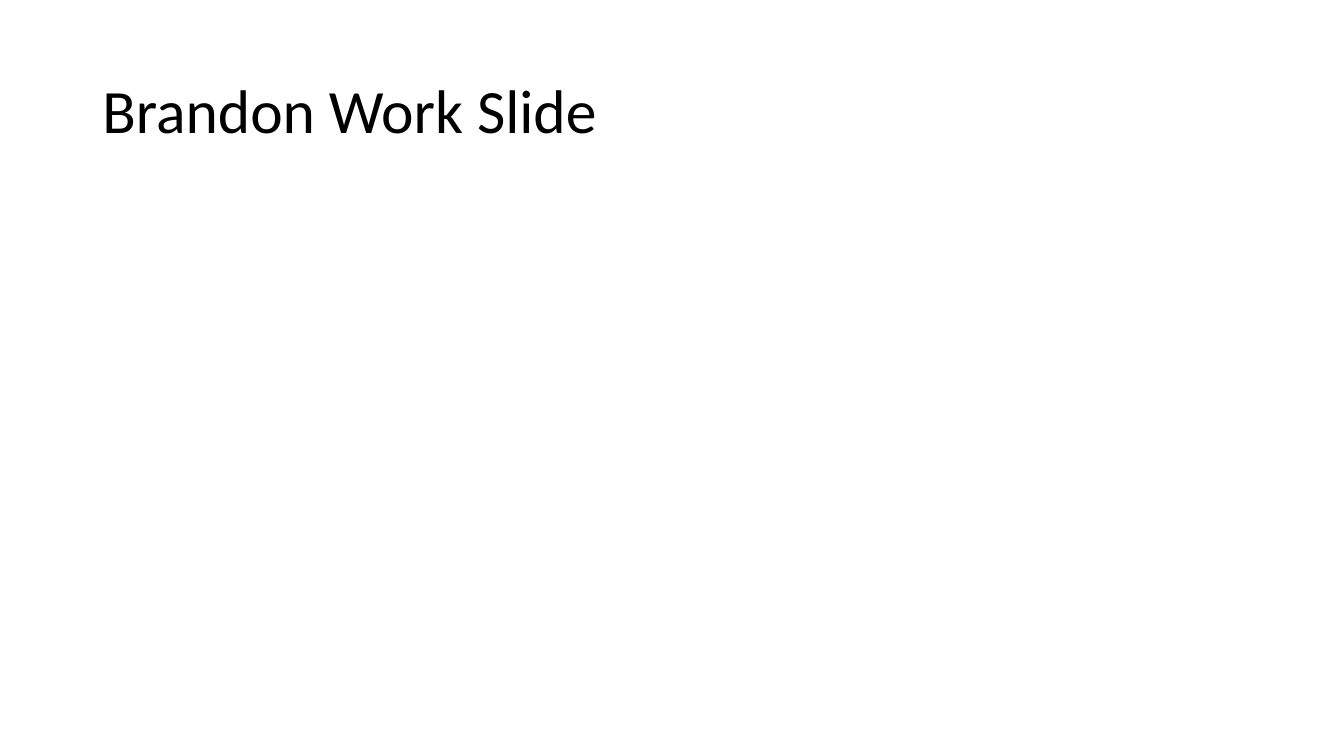
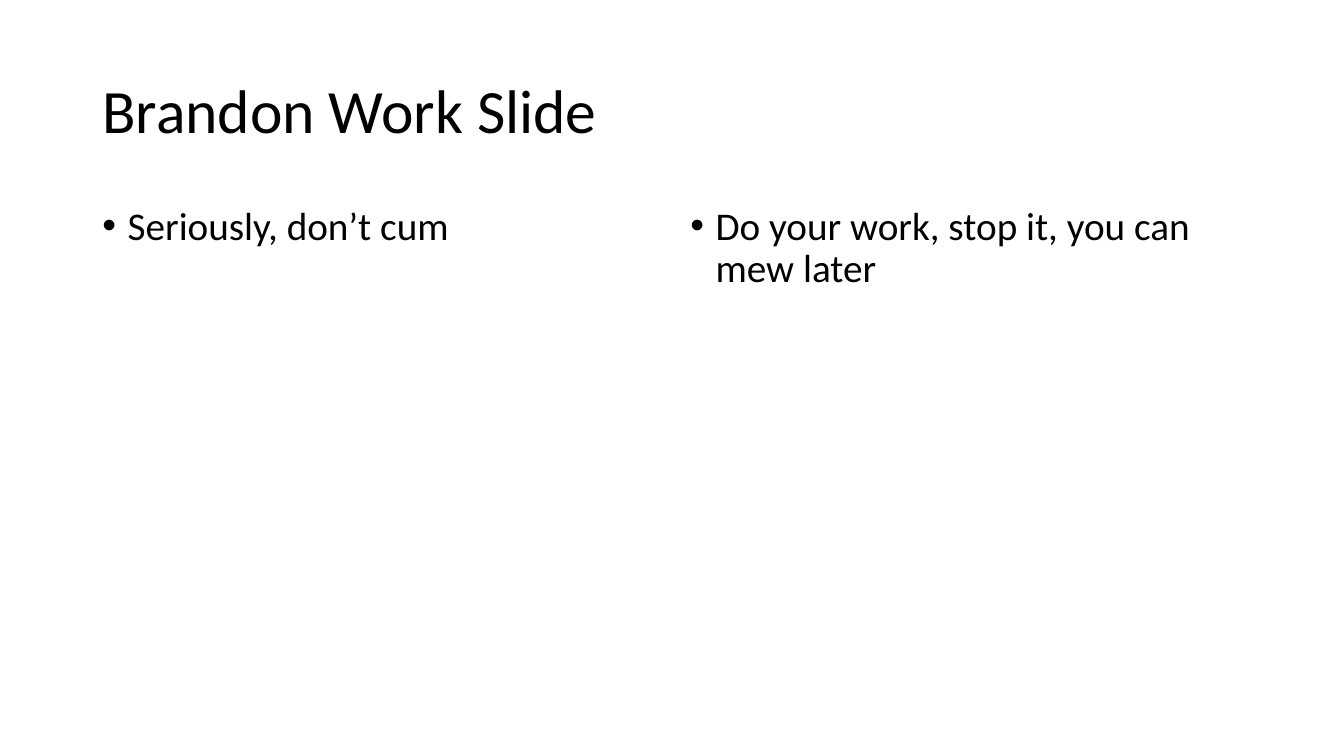
Before and after one commit to NathanKelly1/DataAnalysisProject, a slide deck: slide 12 of Group presentation.pptx. Drawn at 1344x756 pixels with LibreOffice and Linux fonts; fonts in the diff are those of the drawing. Boxes give left, top, right and bottom in pixels: in the first picture for what was removed or moved away, otherwise in the second. Text is boxed around its words. In the diff, an @@ line names an element or a change of style, - is before the commit and + after.

```diff
--- a/Group presentation.pptx
+++ b/Group presentation.pptx
@@ text added at bbox=[128, 212, 448, 247], 28 pt, text #000000 @@
+• Seriously, don’t cum
@@ text added at bbox=[716, 212, 1190, 283], 28 pt, text #000000 @@
+• Do your work, stop it, you can mew later
```
Also in this commit, not shown: 4 other slides changed.
